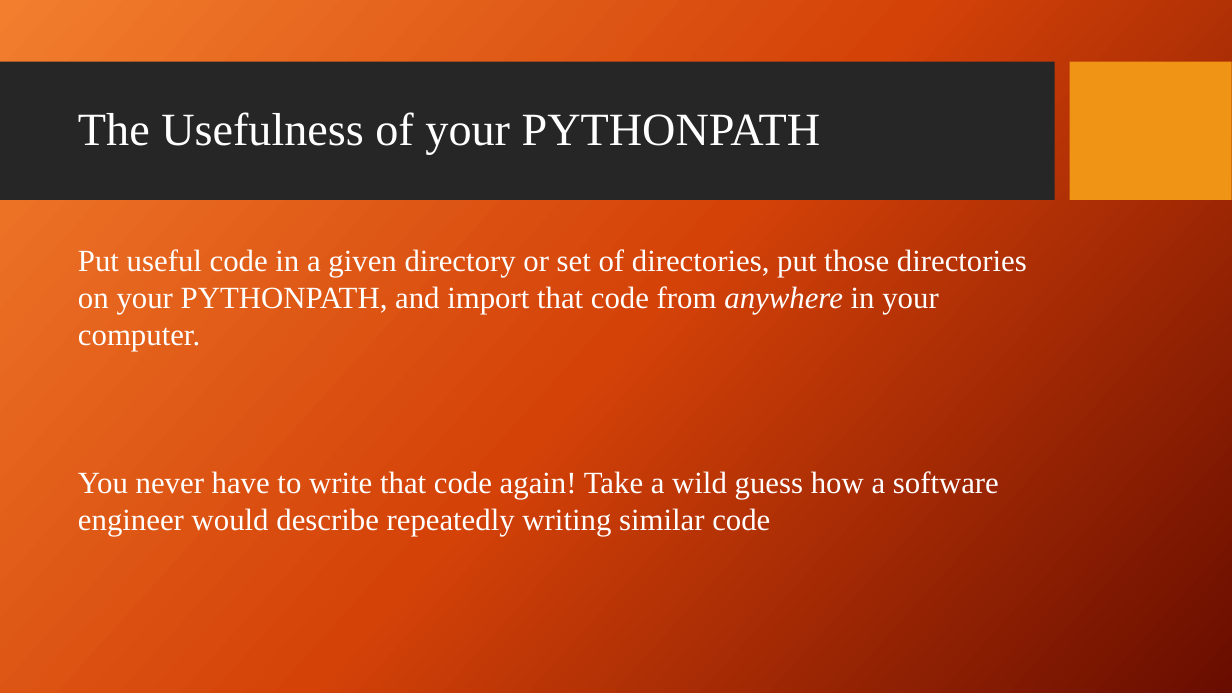
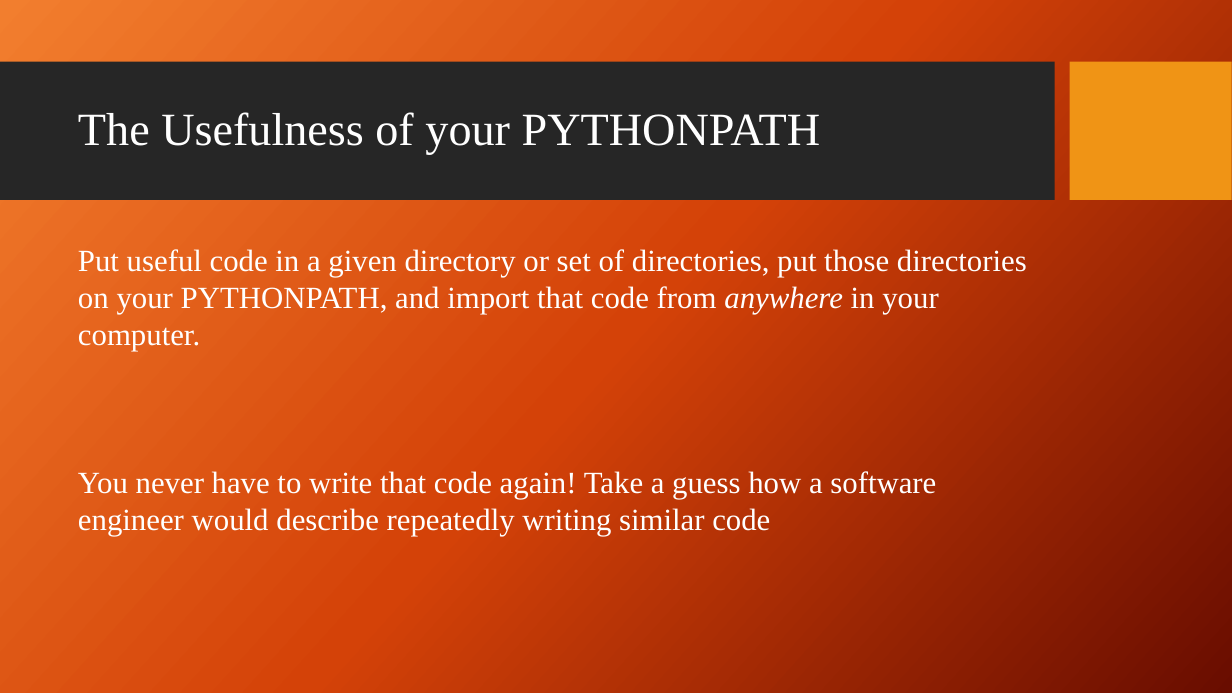
Before and after one commit to giganano/PythonBootcamp, a slide deck: slide 14 of slides/imports.pptx. Drawn at 1232x693 pixels with LibreOffice and Linux fonts; fonts in the diff are those of the drawing; background and template pictures are left out. Boxes give left, top, right and bottom in pixels: in the first picture for what was removed or moved away, otherwise in the second. Text is boxed around its words. In the diff, an @@ line names an element or a change of style, - is before the commit and + after.

Commit message:
slides: minor revisions ; exercises: pets in python problem added

```diff
--- a/slides/imports.pptx
+++ b/slides/imports.pptx
@@ text at (78,471,936,536): text changed @@
-You never have to write that code again! Take a wild guess how a software engineer would describe repeatedly writing similar code
+You never have to write that code again! Take a guess how a software engineer would describe repeatedly writing similar code
```
Also in this commit, not shown: 2 other slides changed, 4 other files.
